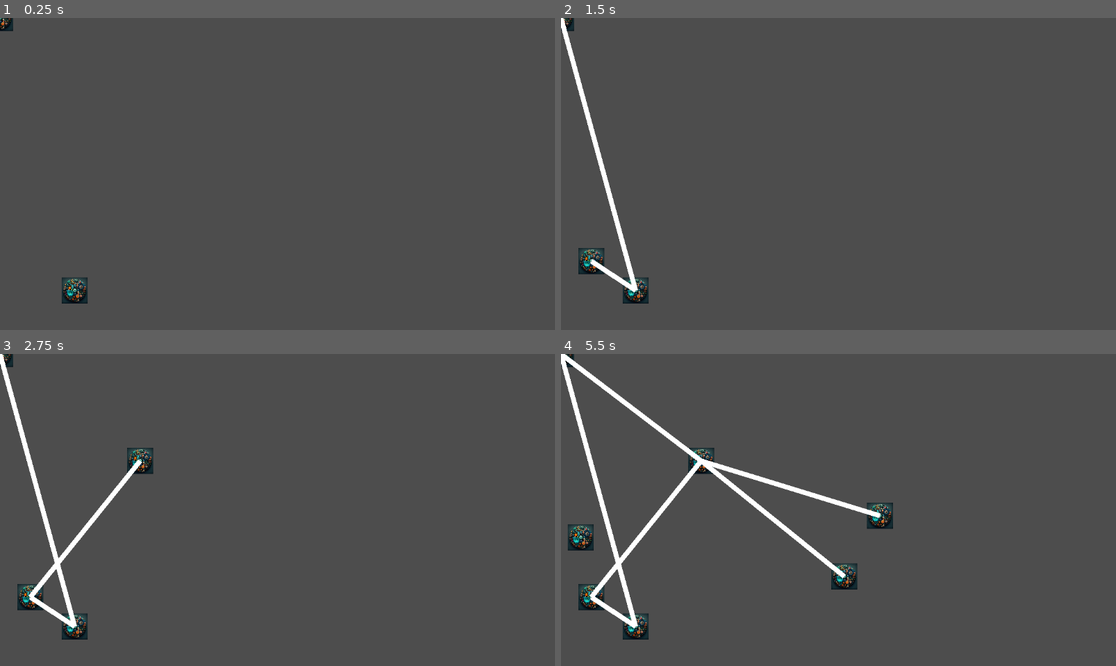
Above: before the commit, frames 1-4 (two rows, left to right).
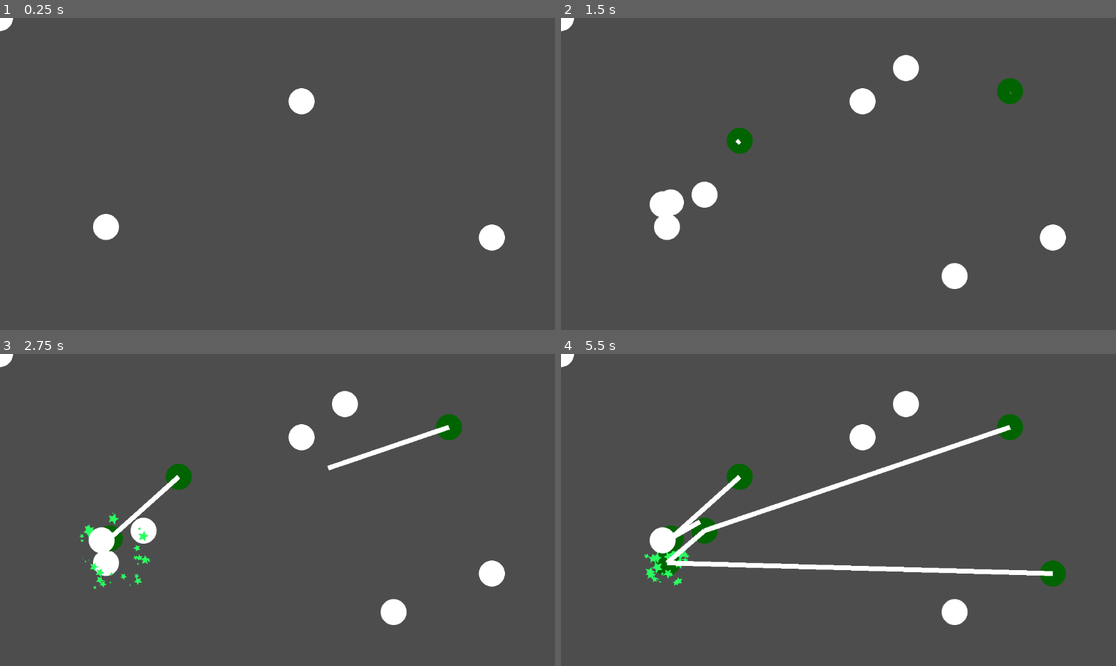
Above: after the commit, the same moments.

Repository: bjornarprytz/godot-fiddle
Game: Godot game, scene res://graph/graph_main.tscn
Two runs of this game, one before a commit and one after it. Both use one fixed random seed, a clock stepped at 60 frames per second and the inputs below. This scene is started directly instead of the project's main scene.
Inputs (mouse positions are in pixels of both pictures, inside the frame that each line leads up to):
- Up to frame 1 (0.25 s): no input
- Up to frame 2 (1.5 s): move the mouse to (960, 158) at 0.52 s; click (960, 158) at 0.67 s; move the mouse to (727, 189) at 1.27 s; click (727, 189) at 1.42 s
- Up to frame 3 (2.75 s): move the mouse to (333, 441) at 2.02 s; click (333, 441) at 2.17 s
- Up to frame 4 (5.5 s): move the mouse to (810, 572) at 2.77 s; click (810, 572) at 2.92 s; move the mouse to (1005, 556) at 3.52 s; click (1005, 556) at 3.67 s; move the mouse to (672, 463) at 4.27 s; click (672, 463) at 4.42 s; move the mouse to (866, 510) at 5.02 s; click (866, 510) at 5.17 s

The runs differ from the first frame. In frame 1, 1.4% of the frame differs, in the area x 0-91%, y 0-92%; in frame 2, 4.6%; in frame 3, 6.2%; in frame 4, 10%.

Commit message:
particles and more tween

Diff:
--- a/graph/graph-controller.gd
+++ b/graph/graph-controller.gd
@@ -1,21 +1,16 @@
 extends Node2D
 
-const screen_edge_margin = 30
+const nNodes = 10
+const screen_edge_margin = 100
 
 var edge_maker = preload("res://graph/graph-edge.tscn")
 var node_maker = preload("res://graph/graph_node.tscn")
 
 
 func _enter_tree():
-
-	var timer = get_tree().create_timer(1.0)
-	while (true):
+	for i in range(nNodes):
 		spawn_node()
-		await timer.timeout
-		timer = get_tree().create_timer(1.0)
-
-
-	print ("done!")
+		await get_tree().create_timer(0.1).timeout
 
 func _input(event):
 	if (event is InputEventMouseButton and event.is_pressed()):
@@ -35,7 +30,7 @@
 	if (nodeCount < 2):
 		return
 
-	var edge = edge_maker.instantiate() as Line2D
+	var edge = edge_maker.instantiate() as EdgeLord
 
 	var sourceIdx = randi_range(0, nodeCount-1)
 	var destIdx = randi_range(0, nodeCount-1)
@@ -43,9 +38,16 @@
 	if (sourceIdx == destIdx):
 		sourceIdx = (destIdx + 1) % nodeCount
 
-	var source = $Nodes.get_child(sourceIdx)
-	var destination = $Nodes.get_child(destIdx)
+	var source = $Nodes.get_child(sourceIdx) as GNode
+	var destination = $Nodes.get_child(destIdx) as GNode
+
+	if (source.neighbours.find(destination) != -1):
+		print("Already neighbours!")
+		return
+
+	source.neighbours.append(destination)
+	destination.neighbours.append(source)
+
 
 	$Edges.add_child(edge)
-	edge.add_point(source.position)
-	edge.add_point(destination.position)
+	edge.go(source, destination)
--- /dev/null
+++ b/graph/graph-edge.gd
@@ -0,0 +1,20 @@
+extends Line2D
+class_name EdgeLord
+
+var target : Vector2
+
+func _process(delta):
+	if (points.size() == 2):
+		remove_point(1)
+		add_point(target)
+
+func go(source: GNode, destination: GNode):
+	add_point(source.position)
+	add_point(source.position)
+	target = source.position
+	source.hey()
+
+	var p = points[1]
+	var tween = create_tween().set_ease(Tween.EASE_IN).set_trans(Tween.TRANS_EXPO)
+	tween.tween_property(self, 'target', destination.position, 1.5)
+	tween.tween_callback(destination.pow)
--- a/graph/graph-edge.tscn
+++ b/graph/graph-edge.tscn
@@ -1,3 +1,6 @@
-[gd_scene format=3 uid="uid://sfmbkesuvmmg"]
+[gd_scene load_steps=2 format=3 uid="uid://sfmbkesuvmmg"]
+
+[ext_resource type="Script" path="res://graph/graph-edge.gd" id="1_mx1ve"]
 
 [node name="graph-edge" type="Line2D"]
+script = ExtResource("1_mx1ve")
--- /dev/null
+++ b/graph/graph_node.gd
@@ -0,0 +1,11 @@
+extends Node2D
+class_name GNode
+
+var neighbours : Array[GNode]  = []
+
+func pow():
+	$CPUParticles2D.emitting = true;
+	hey()
+
+func hey():
+	$Sprite.modulate = Color.DARK_GREEN
--- a/graph/graph_node.tscn
+++ b/graph/graph_node.tscn
@@ -1,18 +1,21 @@
-[gd_scene load_steps=3 format=3 uid="uid://dqqi0niaynfdb"]
+[gd_scene load_steps=5 format=3 uid="uid://gyyqvyunyr0s"]
 
-[ext_resource type="Texture2D" uid="uid://chgubpy5j4un8" path="res://sprites/button.png" id="1_q0pca"]
+[ext_resource type="Script" path="res://graph/graph_node.gd" id="1_juq4d"]
+[ext_resource type="Texture2D" uid="uid://cyovldkabikwl" path="res://sprites/circle.png" id="2_d0s4i"]
+[ext_resource type="Texture2D" uid="uid://u0j2w16hxkac" path="res://sprites/star.png" id="3_l1e0w"]
 
-[sub_resource type="CircleShape2D" id="CircleShape2D_j35ox"]
-radius = 25.02
+[sub_resource type="CircleShape2D" id="CircleShape2D_5jnyj"]
+radius = 27.0185
 
 [node name="GraphNode" type="Node2D"]
+script = ExtResource("1_juq4d")
 
 [node name="Sprite" type="TextureRect" parent="."]
 offset_left = -27.0
 offset_top = -27.0
 offset_right = 27.0
 offset_bottom = 27.0
-texture = ExtResource("1_q0pca")
+texture = ExtResource("2_d0s4i")
 expand_mode = 1
 
 [node name="Area" type="Area2D" parent="."]
@@ -20,4 +23,26 @@
 
 [node name="CollisionShape2D" type="CollisionShape2D" parent="Area"]
 position = Vector2(27, 27)
-shape = SubResource("CircleShape2D_j35ox")
+shape = SubResource("CircleShape2D_5jnyj")
+
+[node name="CPUParticles2D" type="CPUParticles2D" parent="."]
+emitting = false
+amount = 32
+lifetime = 1.5
+one_shot = true
+explosiveness = 0.9
+lifetime_randomness = 0.6
+texture = ExtResource("3_l1e0w")
+emission_shape = 1
+emission_sphere_radius = 1.0
+spread = 180.0
+gravity = Vector2(0, 150)
+initial_velocity_min = 104.65
+initial_velocity_max = 174.42
+angular_velocity_min = -310.47
+angular_velocity_max = 257.53
+scale_amount_min = 0.01
+scale_amount_max = 0.2
+color = Color(0.164706, 1, 0.376471, 1)
+hue_variation_min = -1.0
+hue_variation_max = 1.0
Not shown: 1 places in graph/graph_main.tscn that only renumber resources
Binary file added: sprites/circle.png
Not shown, added: sprites/circle.png.import
Binary file added: sprites/star.png
Not shown, added: sprites/star.png.import
